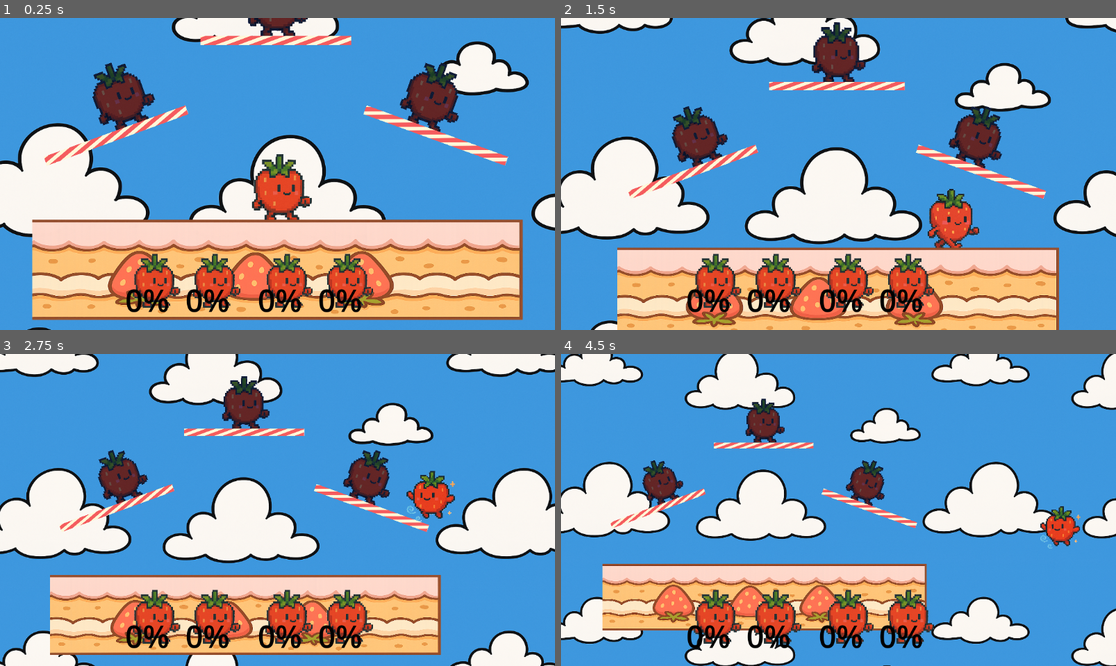
Above: before the commit, frames 1-4 (two rows, left to right).
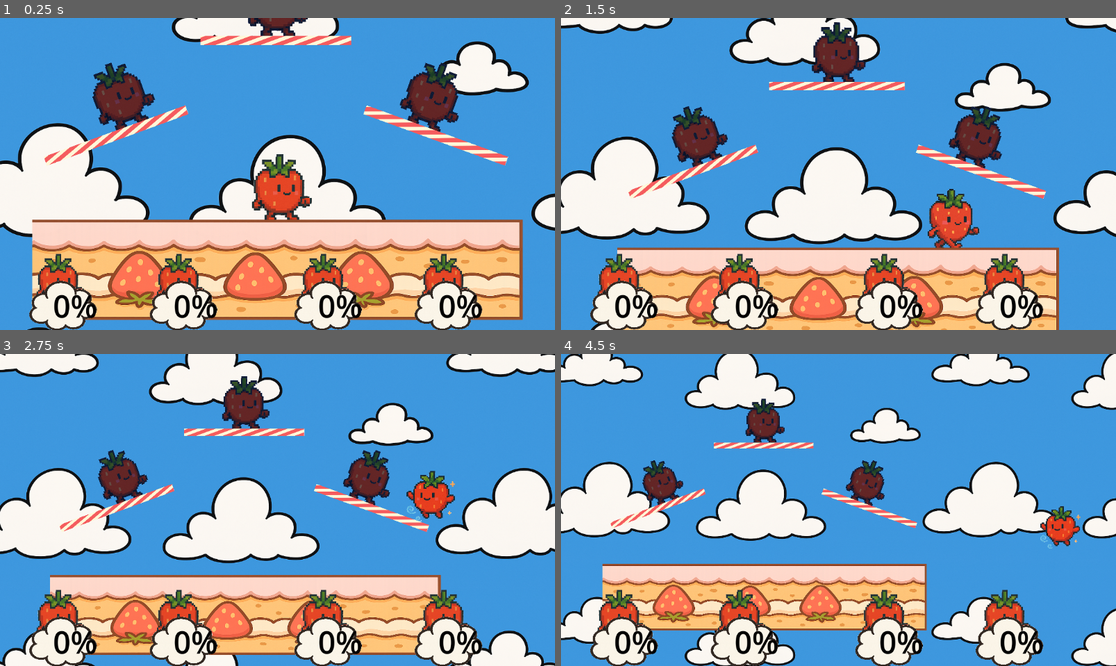
Above: after the commit, the same moments.

Repository: ktarrant/shortcake
Game: Godot game, scene res://scenes/main/Main.tscn
The game is run twice, just before and just after one commit, with the same random seed, the same clock (stepped at 60 frames per second) and the same inputs.
Inputs:
- Up to frame 1 (0.25 s): no input
- Up to frame 2 (1.5 s): hold Right (move_right) from 0.53 s (still down); tap D (attack) at 0.6 s; tap Up (jump) at 0.77 s; tap S (shield) at 1.35 s
- Up to frame 3 (2.75 s): tap Up (jump) at 1.52 s; release Right (move_right) at 2.03 s; hold Left (move_left) from 2.03 s (still down); tap D (attack) at 2.1 s
- Up to frame 4 (4.5 s): release Left (move_left) at 2.78 s; hold Right (move_right) 2.78-4.28 s; tap S (shield) at 2.85, 4.35 s; tap Up (jump) at 3.02, 3.77 s; tap D (attack) at 3.6 s; hold Left (move_left) from 4.28 s (still down)

The runs differ from the first frame. In frame 1, 11% of the frame differs, in the area x 5-87%, y 75-100%; in frame 2, 11%; in frame 3, 10%; in frame 4, 9.7%.

Commit message:
improve damage ui

Diff:
--- a/scenes/player/PlayerUI.tscn
+++ b/scenes/player/PlayerUI.tscn
@@ -1,7 +1,15 @@
-[gd_scene load_steps=5 format=3 uid="uid://b4gskdns6cc23"]
+[gd_scene load_steps=7 format=3 uid="uid://b4gskdns6cc23"]
 
 [ext_resource type="Script" uid="uid://c13cr8jrcya8k" path="res://scripts/PlayerUI.gd" id="1_f7lci"]
 [ext_resource type="Texture2D" uid="uid://ci3e3idcrf8q1" path="res://assets/sprites/player/strawberry/strawberry_idle.png" id="2_dwui3"]
+[ext_resource type="Texture2D" uid="uid://d0pc76oqsr6e5" path="res://assets/backgrounds/puff.png" id="3_hl6yw"]
+
+[sub_resource type="StyleBoxTexture" id="StyleBoxTexture_hl6yw"]
+content_margin_left = 100.0
+content_margin_top = 24.0
+content_margin_bottom = 24.0
+texture = ExtResource("3_hl6yw")
+region_rect = Rect2(0, 0, 800, 800)
 
 [sub_resource type="SystemFont" id="SystemFont_dwui3"]
 subpixel_positioning = 0
@@ -47,4 +55,5 @@
 offset_top = 116.0
 offset_right = 256.0
 offset_bottom = 139.0
+theme_override_styles/normal = SubResource("StyleBoxTexture_hl6yw")
 label_settings = SubResource("LabelSettings_hl6yw")
--- a/scripts/PlayerUI.gd
+++ b/scripts/PlayerUI.gd
@@ -23,13 +23,13 @@
 	var offset_x := 0
 	match player_id:
 		0:
-			offset_x = -400
+			offset_x = -800
 		1:
-			offset_x = -150
+			offset_x = -300
 		2:
-			offset_x = 150
+			offset_x = 300
 		3:
-			offset_x = 400
+			offset_x = 800
 
 	container.offset_left = offset_x - 64
 	container.offset_right = offset_x + 64
Binary file added: assets/backgrounds/puff.png
Not shown, added: assets/backgrounds/puff.png.import
Not shown, added: assets/backgrounds/puff.xcf
